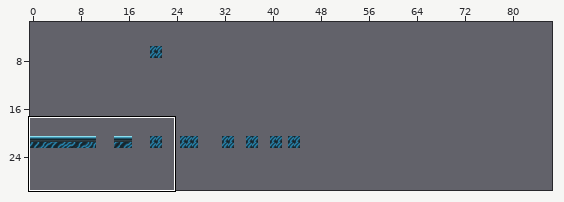
Tiled map (JSON) -- assets/maps/nical1.json. Above, an overview of the earlier version with the close-up marked.
Close-up. Before the commit:
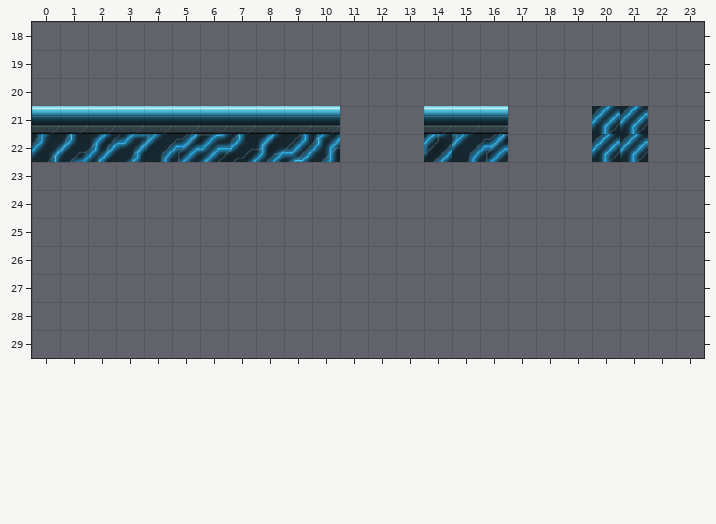
Cells are 32x32 px. Shown: x 0..23, y 18..29. The commit also changed other parts of the map, which this record leaves out.
After the commit:
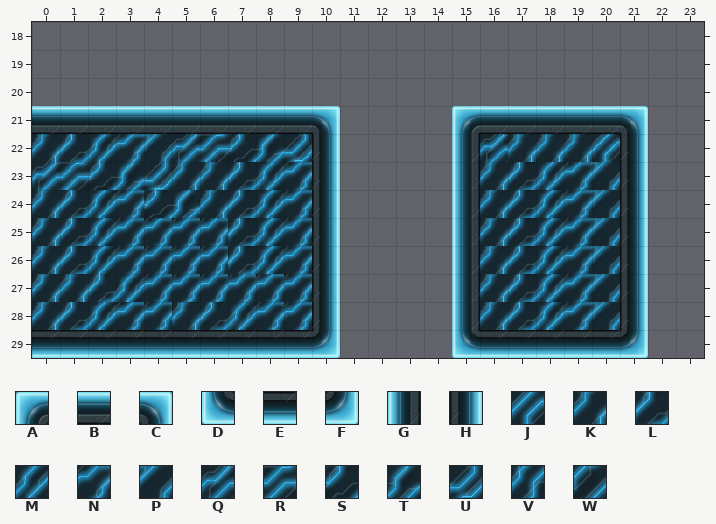
Key: from "texture32": A 0, B 1, C 2, D 3, E 4, F 5, G 6, H 7, J 8, K 18, L 19, M 20, N 21, P 22, Q 23, R 24, S 25, T 26, U 27, V 28, W 32.
_ is an empty cell.
Diff:
Layer "solid":
y 21: x 10 B -> C; x 14..15 BB -> _A; x 17..21 ___JJ -> BBBBC
y 22: x 10 V -> H; x 14..15 WP -> _G; x 17..19 ___ -> KKK; x 21 J -> H
y 23: x 0..10 ___________ -> QRSTUKKLMNH; x 15..21 _______ -> GKLMNPH
y 24: x 0..10 ___________ -> KLMNSTKLMNH; x 15..21 _______ -> GKLMNPH
y 25..26: x 0..10 ___________ -> KLMNNNNLMNH; x 15..21 _______ -> GKLMNPH
y 27: x 0..10 ___________ -> KKLMNNNNNNH; x 15..21 _______ -> GKLMNPH
y 28: x 0..10 ___________ -> KLMNNKLMNNH; x 15..21 _______ -> GKLMNPH
y 29: x 0..10 ___________ -> EEEEEEEEEEF; x 15..21 _______ -> DEEEEEF
Pixel boxes of the changes (left, top, right, bottom) in both close-ups:
changed: (32, 106, 340, 358)
changed: (424, 106, 648, 358)
